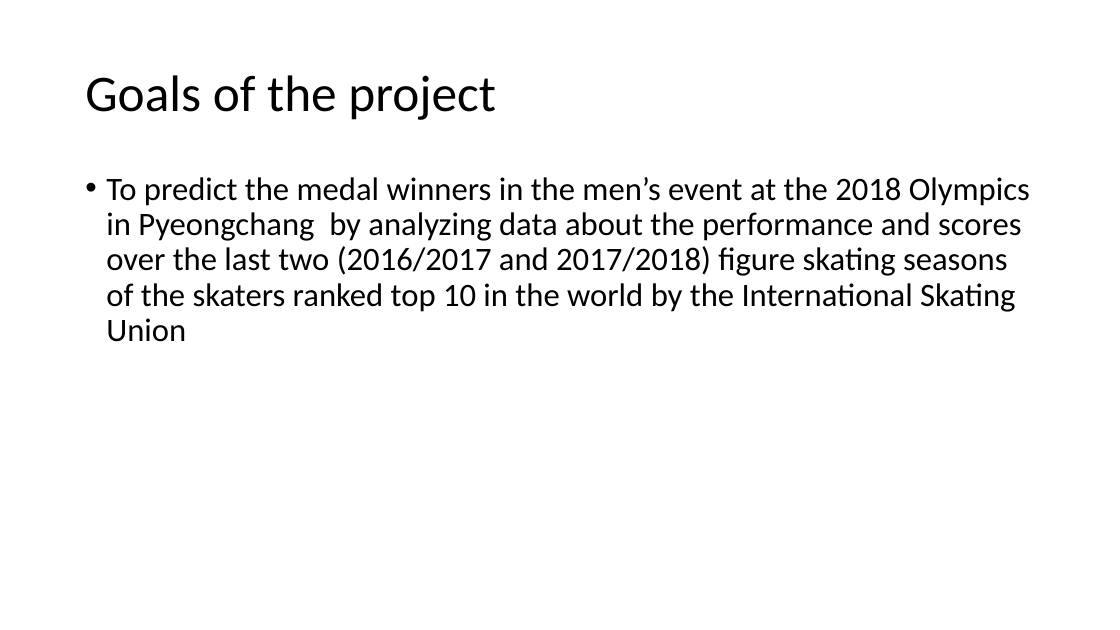
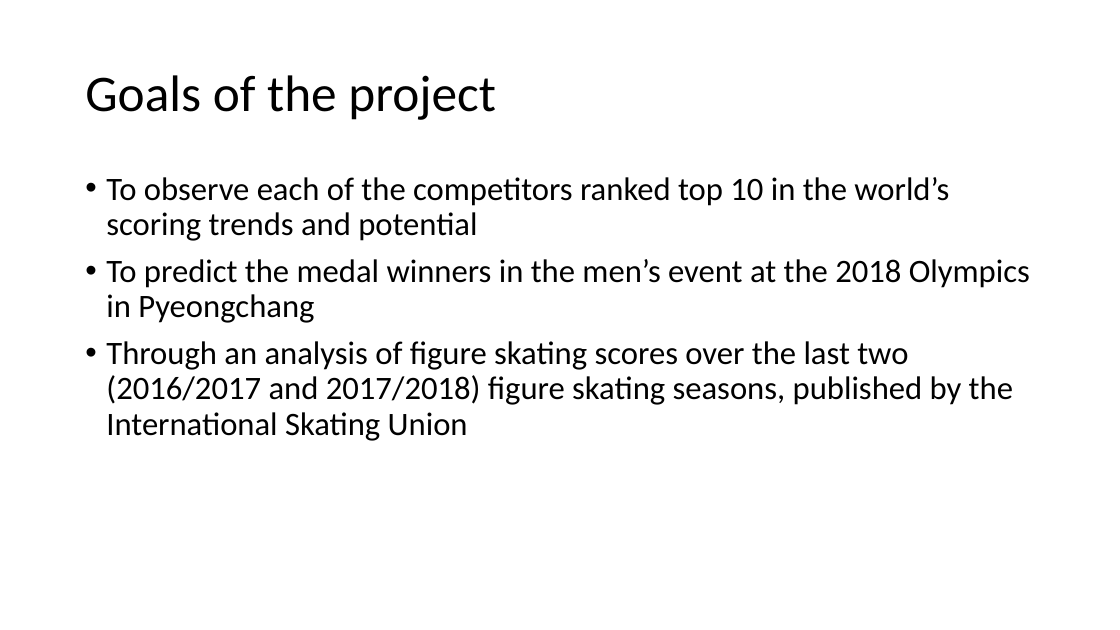
Before and after one commit to ninaanatchkova/figure_skating, a slide deck: slide 3 of presentation/Figure Skating at the 2018 Olympics.pptx. Drawn at 1120x630 pixels with LibreOffice and Linux fonts; fonts in the diff are those of the drawing. Boxes give left, top, right and bottom in pixels: in the first picture for what was removed or moved away, otherwise in the second. Text is boxed around its words. In the diff, an @@ line names an element or a change of style, - is before the commit and + after.

```diff
--- a/presentation/Figure Skating at the 2018 Olympics.pptx
+++ b/presentation/Figure Skating at the 2018 Olympics.pptx
@@ text at bbox=[106, 177, 1030, 441]: text changed @@
-• To predict the medal winners in the men’s event at the 2018 Olympics in Pyeongchang by analyzing data about the performance and scores over the last two (2016/2017 and 2017/2018) figure skating seasons of the skaters ranked top 10 in the world by the International Skating Union
+• To observe each of the competitors ranked top 10 in the world’s scoring trends and potential
+• To predict the medal winners in the men’s event at the 2018 Olympics in Pyeongchang
+• Through an analysis of figure skating scores over the last two (2016/2017 and 2017/2018) figure skating seasons, published by the International Skating Union
```
Also in this commit, not shown: 5 other slides changed, 1 slide added, 2 slides removed, 11 other files.
